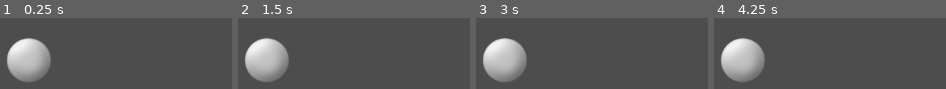
Above: before the commit, frames 1-4 (left to right).
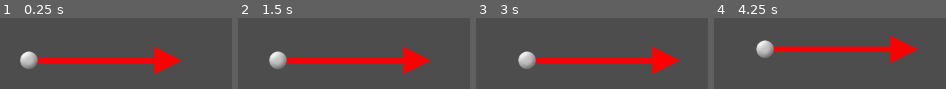
Above: after the commit, the same moments.

Repository: vibrunazo/godot-vector
Game: Godot game, scene res://scenes/map.tscn
Two runs of this game, one before a commit and one after it. Both use one fixed random seed, a clock stepped at 60 frames per second and the inputs below.
Inputs:
- Up to frame 1 (0.25 s): no input
- Up to frame 2 (1.5 s): tap Enter at 0.5 s; hold Right (ui_right) 0.53-1.28 s; tap Space at 1.25 s
- Up to frame 3 (3 s): tap Enter at 2 s; hold Right (ui_right) 2.03-2.78 s; tap Space at 2.75 s; hold Up (ui_up) from 2.78 s (still down)
- Up to frame 4 (4.25 s): tap Enter at 3.5 s; release Up (ui_up) at 3.53 s

The runs differ from the first frame. In frame 1, 15% of the frame differs, in the area x 3-79%, y 28-91%; in frame 2, 15%; in frame 3, 17%; in frame 4, 17%, in the area x 3-88%, y 23-91%.

Commit message:
input right and up

Diff:
--- a/project.godot
+++ b/project.godot
@@ -15,6 +15,14 @@
 config/features=PackedStringArray("4.1", "GL Compatibility")
 config/icon="res://icon.svg"
 
+[input]
+
+1={
+"deadzone": 0.5,
+"events": [Object(InputEventKey,"resource_local_to_scene":false,"resource_name":"","device":-1,"window_id":0,"alt_pressed":false,"shift_pressed":false,"ctrl_pressed":false,"meta_pressed":false,"pressed":false,"keycode":0,"physical_keycode":4194439,"key_label":0,"unicode":49,"echo":false,"script":null)
+]
+}
+
 [rendering]
 
 renderer/rendering_method="gl_compatibility"
--- /dev/null
+++ b/scenes/car.gd
@@ -0,0 +1,45 @@
+extends Node2D
+
+var grid_pos := Vector2(0, 0)
+var cell_size := 16
+var next_move := Vector2(0, 0)
+
+# Called when the node enters the scene tree for the first time.
+func _ready():
+	update_grid_from_pos()
+
+
+# Called every frame. 'delta' is the elapsed time since the previous frame.
+func _process(delta):
+	pass
+
+func _draw():
+	draw_line(Vector2.ZERO, Vector2(200, 0), Color.RED, 8)
+	var arrow_head = [Vector2(220, 0), Vector2(180, 20), Vector2(180, -20)]
+	draw_colored_polygon(arrow_head, Color.RED)
+
+func _input(event):
+	if event.is_action("ui_right") and not event.is_pressed():
+		print(event)
+		next_move = Vector2(1, 0)
+		move()
+	if event.is_action("ui_up") and not event.is_pressed():
+		print(event)
+		next_move = Vector2(0, -1)
+		move()
+
+func move():
+	grid_pos += next_move
+	update_pos_from_grid()
+
+func update_pos_from_grid():
+	position = grid2pix(grid_pos)
+
+func update_grid_from_pos():
+	grid_pos = pix2grid(position)
+
+func grid2pix(g: Vector2):
+	return g * cell_size
+
+func pix2grid(p: Vector2):
+	return p / cell_size
--- a/scenes/car.tscn
+++ b/scenes/car.tscn
@@ -1,8 +1,11 @@
-[gd_scene load_steps=2 format=3 uid="uid://c1gm6pyvbylwx"]
+[gd_scene load_steps=3 format=3 uid="uid://c1gm6pyvbylwx"]
 
 [ext_resource type="Texture2D" uid="uid://c1qejx7gxg0pv" path="res://assets/tex/ball.png" id="1_hm1ie"]
+[ext_resource type="Script" path="res://scenes/car.gd" id="1_ohgs5"]
 
 [node name="Car" type="Node2D"]
+script = ExtResource("1_ohgs5")
 
 [node name="Sprite2D" type="Sprite2D" parent="."]
+scale = Vector2(0.4, 0.4)
 texture = ExtResource("1_hm1ie")
